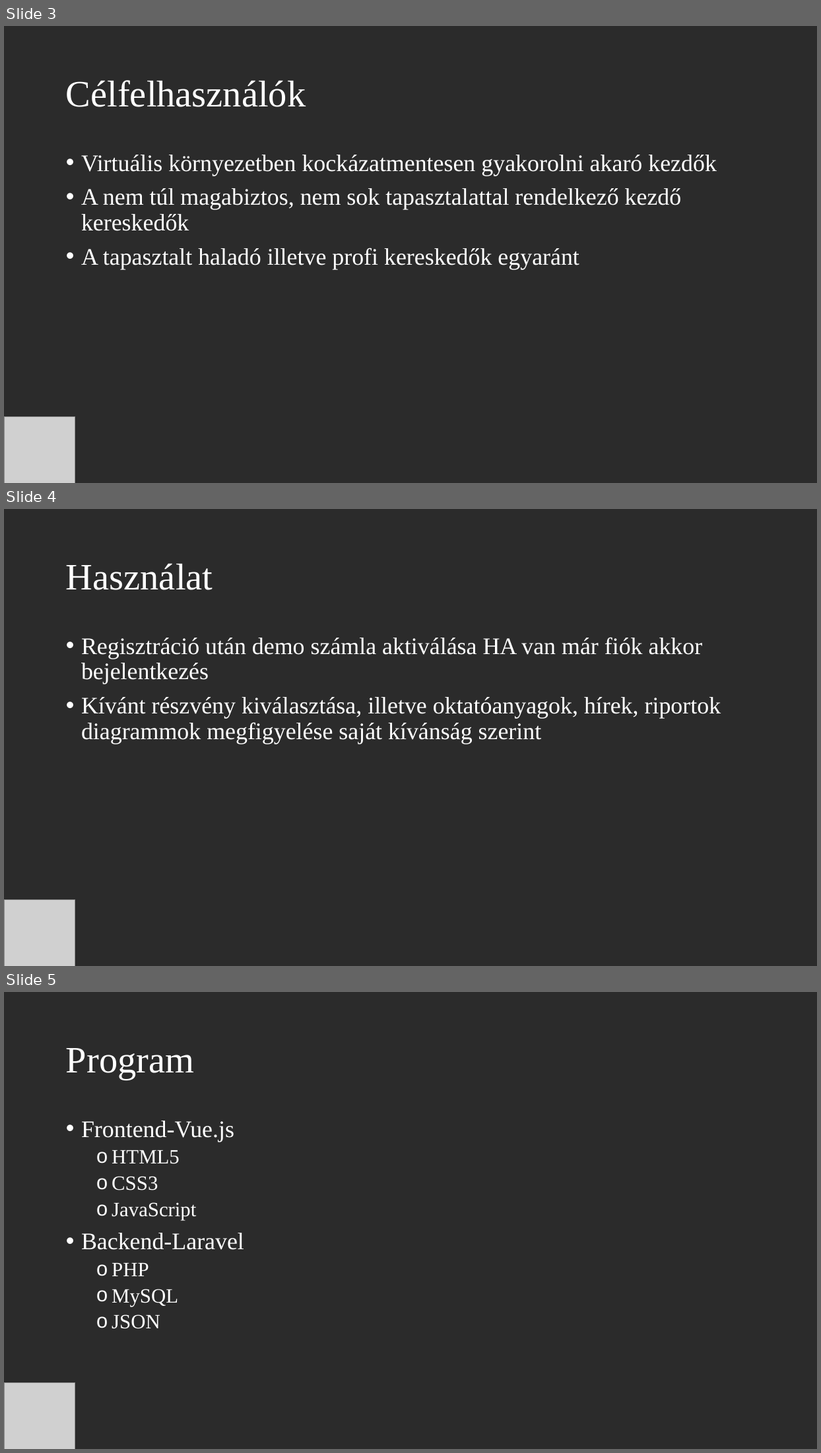
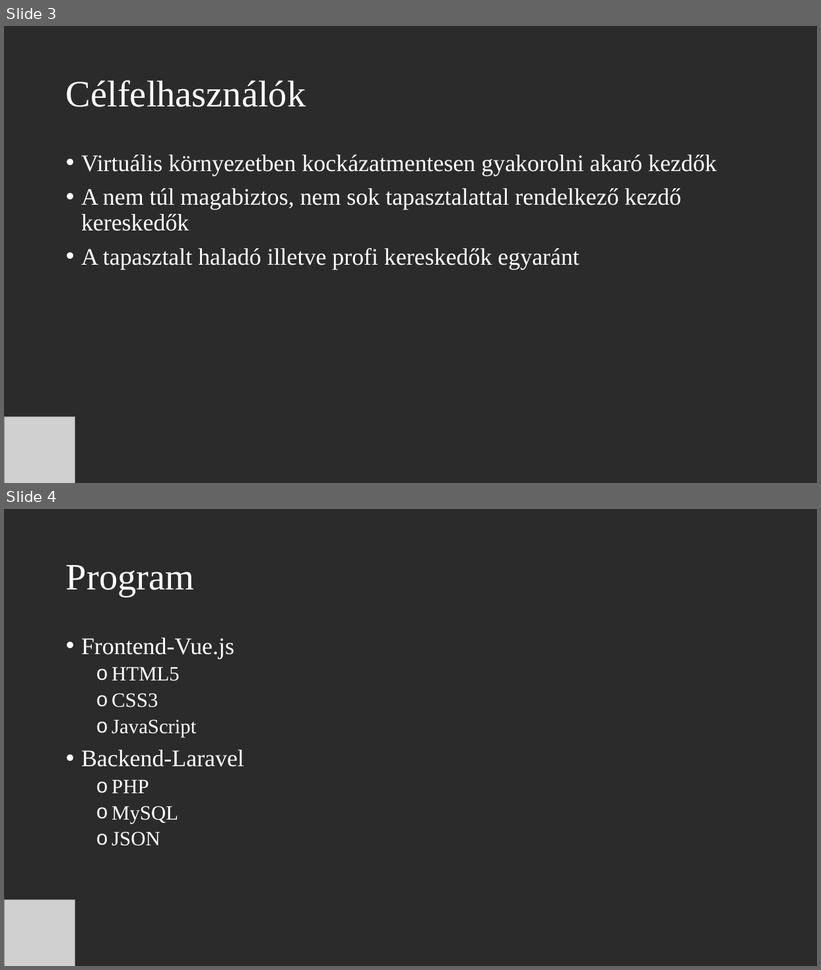
Before and after one commit to ZsigoRobert0/13_S2_3_vizsgaremek, a slide deck: Dokumentáció/PénzKút_Prezentacio.pptx. Shown one above the other, each under a label of ours: slides 3, 4 and 5 before the commit, slides 3 and 4 after it. The pictures are 821x1453 and 821x970 pixels, drawn with LibreOffice and Linux fonts; fonts in the diff are those of the drawing; grey boxes stand for pictures; background and template pictures are left out; a plain dark background stands for a picture behind light text. Boxes give left, top, right and bottom in pixels: in the first picture for what was removed or moved away, otherwise in the second. Text is boxed around its words. In the diff, an @@ line names an element or a change of style, - is before the commit and + after.

```diff
--- a/Dokumentáció/PénzKút_Prezentacio.pptx
+++ b/Dokumentáció/PénzKút_Prezentacio.pptx
@@ slide 4 removed at bbox=[4, 509, 817, 966], background picture (left out) @@
@@ title removed at bbox=[66, 563, 213, 590] @@
-Használat
@@ text removed at bbox=[81, 637, 721, 744] @@
-• Regisztráció után demo számla aktiválása HA van már fiók akkor bejelentkezés
-• Kívánt részvény kiválasztása, illetve oktatóanyagok, hírek, riportok diagrammok megfigyelése saját kívánság szerint
@@ picture removed at bbox=[4, 900, 75, 966] @@
@@ what was slide 5 is now slide 4 @@
```
Also in this commit, not shown: 1 slide added.
